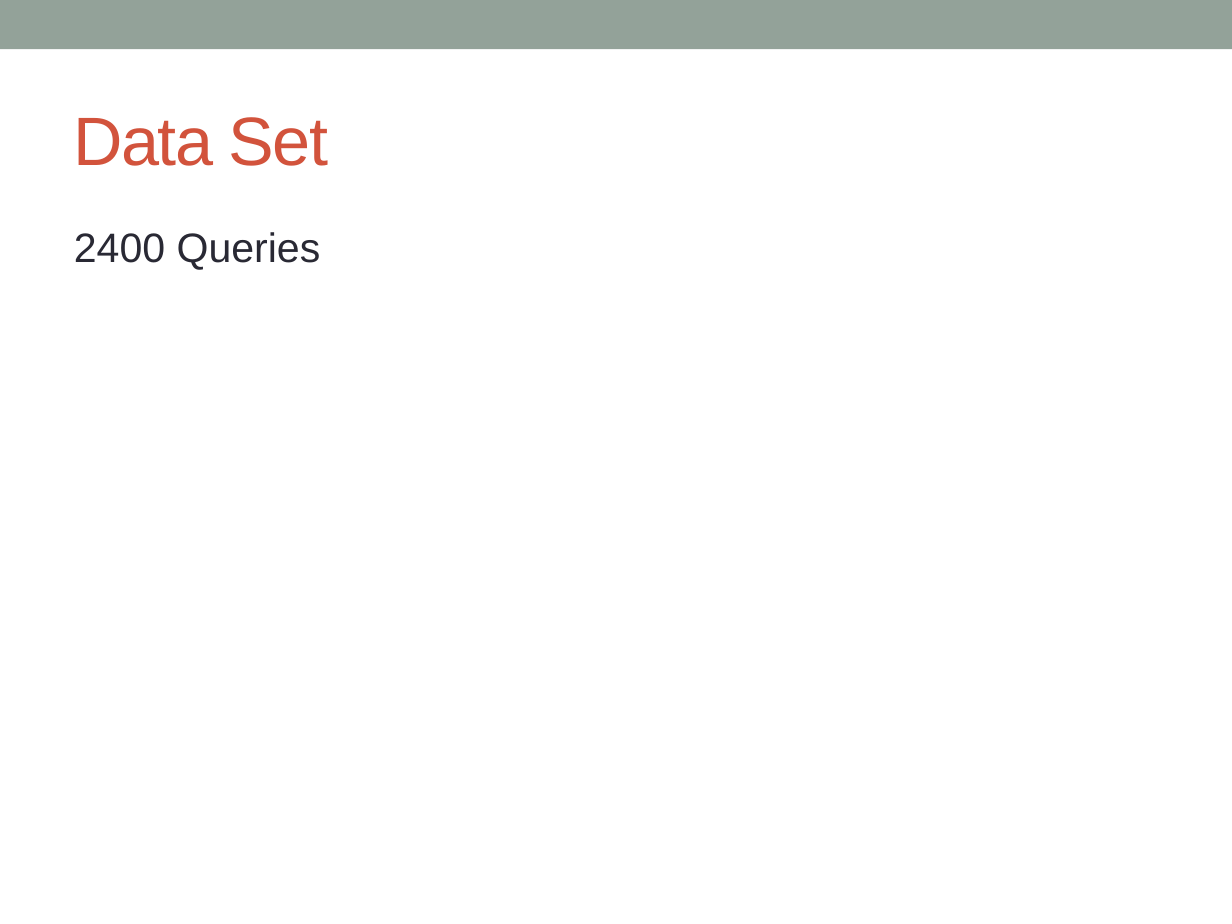
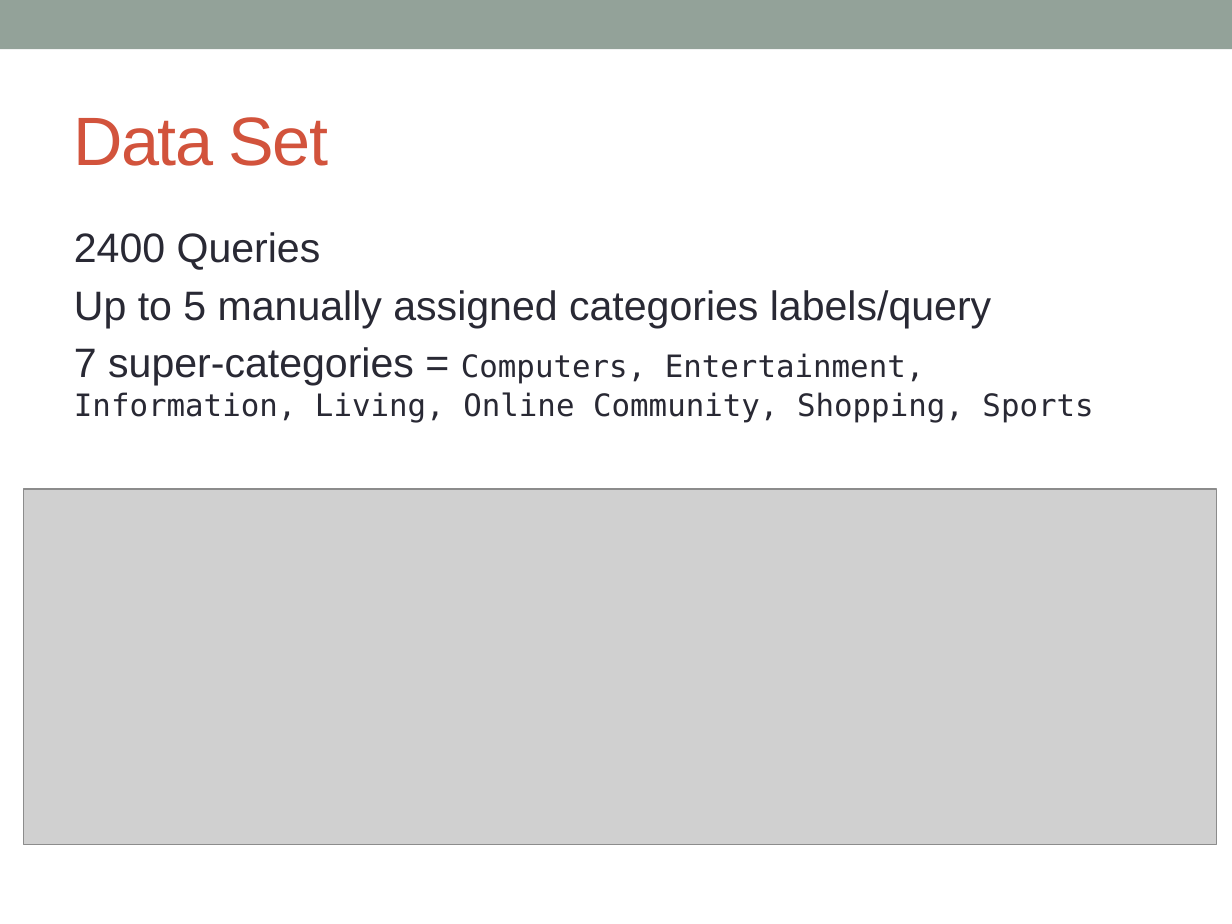
Before and after one commit to jcbain/web_query_classification, a slide deck: slide 5 of presentation.pptx. Drawn at 1232x924 pixels with LibreOffice and Linux fonts; fonts in the diff are those of the drawing; grey boxes stand for pictures. Boxes give left, top, right and bottom in pixels: in the first picture for what was removed or moved away, otherwise in the second. Text is boxed around its words. In the diff, an @@ line names an element or a change of style, - is before the commit and + after.

```diff
--- a/presentation.pptx
+++ b/presentation.pptx
@@ text at (74, 290, 1093, 423): paragraphs added @@
+Up to 5 manually assigned categories labels/query
+7 super-categories = Computers, Entertainment, Information, Living, Online Community, Shopping, Sports
@@ picture added at (23, 489, 1216, 844) @@
```
Also in this commit, not shown: 2 slides added, 2 other files.
